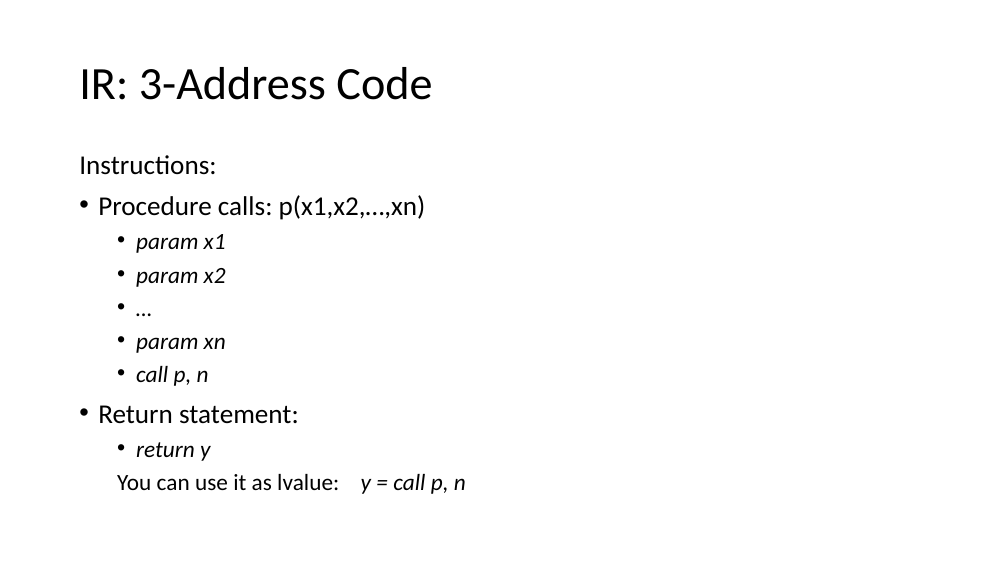
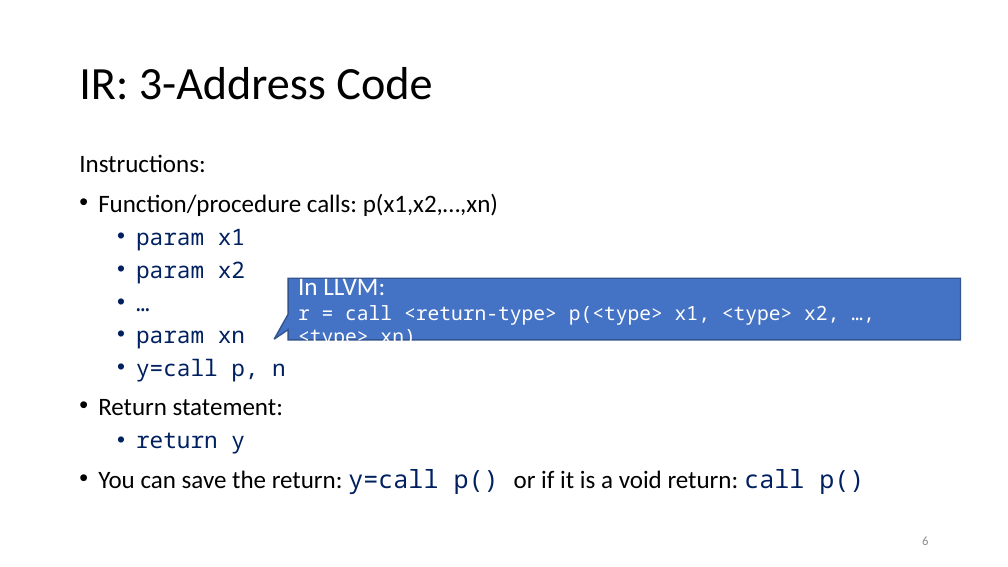
Before and after one commit to anoopsarkar/compilers-class, a slide deck: slide 6 of assets/ppt/codegen/ir.pptx. Drawn at 1008x567 pixels with LibreOffice and Linux fonts; fonts in the diff are those of the drawing. Boxes give left, top, right and bottom in pixels: in the first picture for what was removed or moved away, otherwise in the second. Text is boxed around its words. In the diff, an @@ line names an element or a change of style, - is before the commit and + after.

```diff
--- a/assets/ppt/codegen/ir.pptx
+++ b/assets/ppt/codegen/ir.pptx
@@ text at [79,154,283,454]: size 19.4 to 17.9 pt in "Instructions:", "Return statement:"; size 16.6 to 16.1 pt, font Calibri to Noto Sans Mono, text colour #000000 to #002060, italic off in "param x1", "param x2", "…", "param xn" and 1 more places @@
@@ text at [98,194,498,216]: text changed; size 19.4 to 17.9 pt @@
-• Procedure calls: p(x1,x2,…,xn)
+• Function/procedure calls: p(x1,x2,…,xn)
@@ speech box added at [288,278,961,340], fill #4472C4, outline #325491 1 pt, 14 pt, text #FFFFFF @@
+In LLVM:
+r = call <return-type> p(<type> x1, <type> x2, …, <type> xn)
@@ text at [136,358,286,382]: text changed; size 16.6 to 16.1 pt; font Calibri to Noto Sans Mono; text colour #000000 to #002060; italic off @@
-  • call p, n
+  • y=call p, n
@@ text at [98,469,864,494]: text changed; size 16.6 to 17.9 pt @@
-  You can use it as lvalue: y = call p, n
+• You can save the return: y=call p() or if it is a void return: call p()
@@ page number added at [922,536,928,545], 9 pt, text #8C8C8C @@
+6
```
Also in this commit, not shown: 34 other slides changed, 7 slides added, 3 slides removed, 1 other file.
